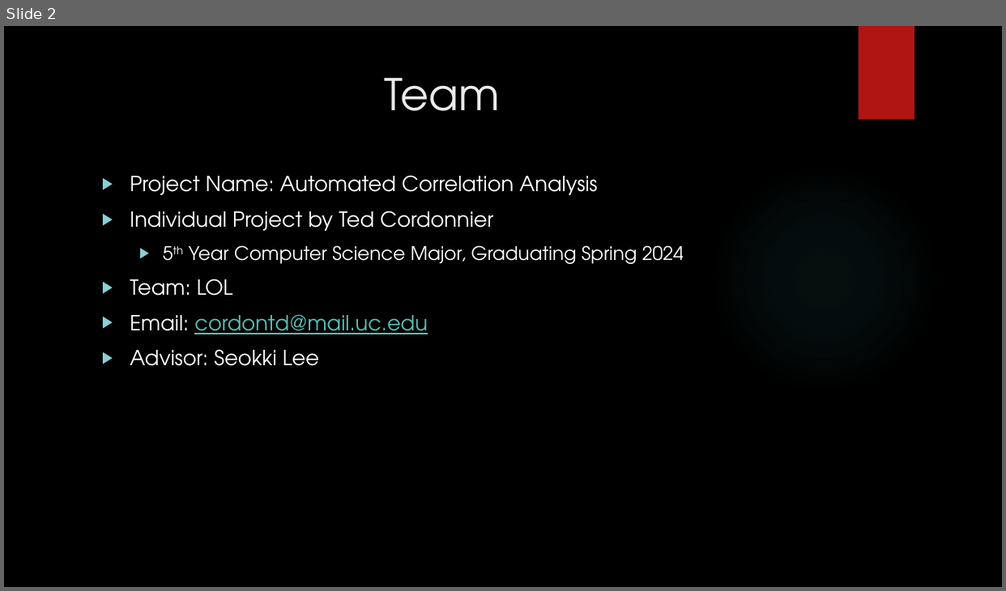
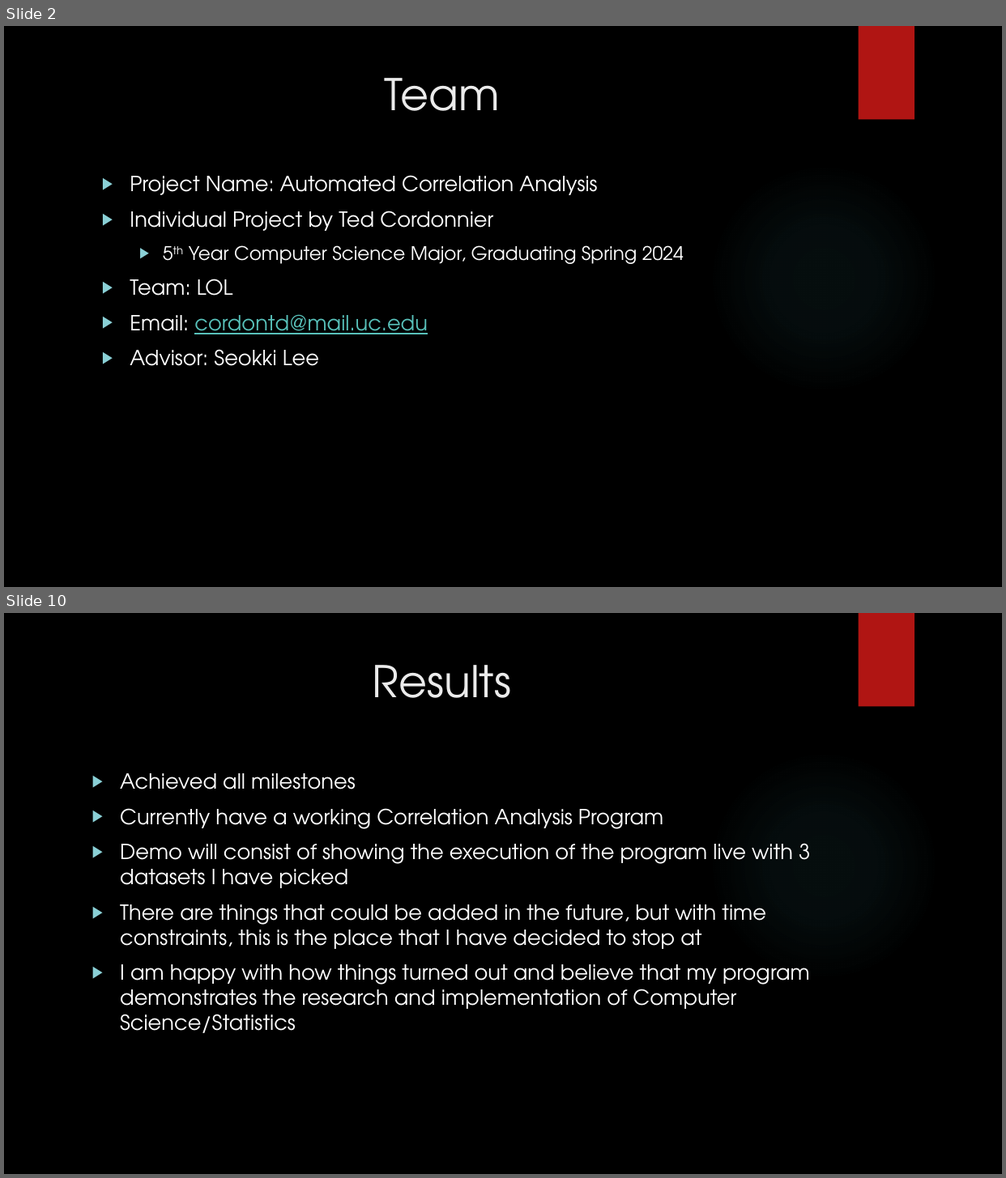
Before and after one commit to tedcordonnier/SeniorDesign, a slide deck: Spring_Presentation.pptx. Shown one above the other, each under a label of ours: slide 2 before the commit, slides 2 and 10 after it; the slides between them are not shown. The pictures are 1006x591 and 1006x1178 pixels, drawn with LibreOffice and Linux fonts; fonts in the diff are those of the drawing; background and template pictures are left out. Boxes give left, top, right and bottom in pixels: in the first picture for what was removed or moved away, otherwise in the second. Text is boxed around its words. In the diff, an @@ line names an element or a change of style, - is before the commit and + after.

```diff
--- a/Spring_Presentation.pptx
+++ b/Spring_Presentation.pptx
@@ slide 10 added at (4,613,1002,1174), background picture (left out); not listed: 2 template elements that a slide beside it also shows @@
@@ title added at (373,665,511,698), 42 pt, text #EBEBEB @@
+Results
@@ text added at (120,773,810,1033), 20 pt, text #FFFFFF @@
+▶ Achieved all milestones
+▶ Currently have a working Correlation Analysis Program
+▶ Demo will consist of showing the execution of the program live with 3 datasets I have picked
+▶ There are things that could be added in the future, but with time constraints, this is the place that I have decided to stop at
+▶ I am happy with how things turned out and believe that my program demonstrates the research and implementation of Computer Science/Statistics
```
Also in this commit, not shown: 2 slides changed, 6 other slides added, 8 slides removed, 18 other files.
